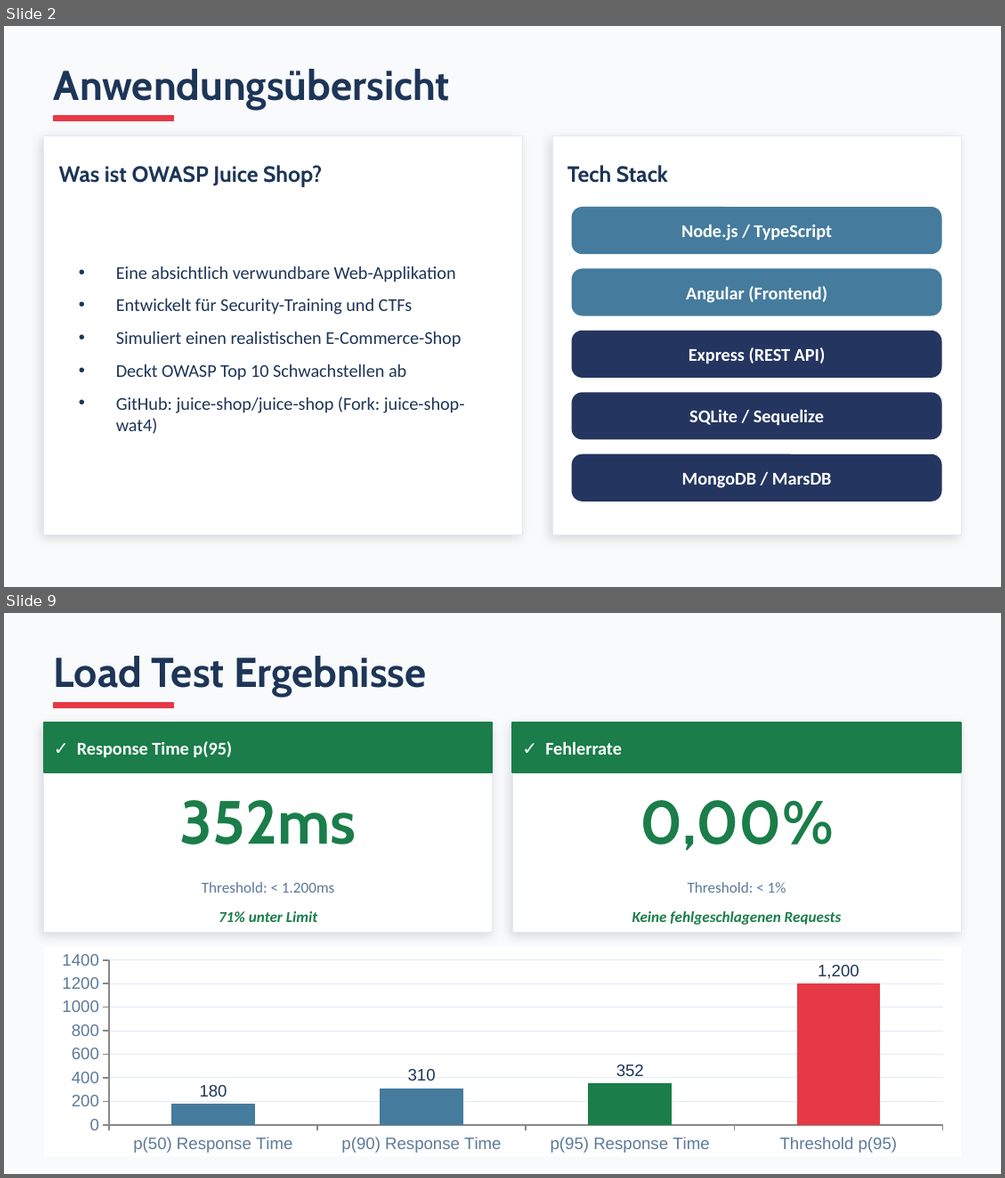
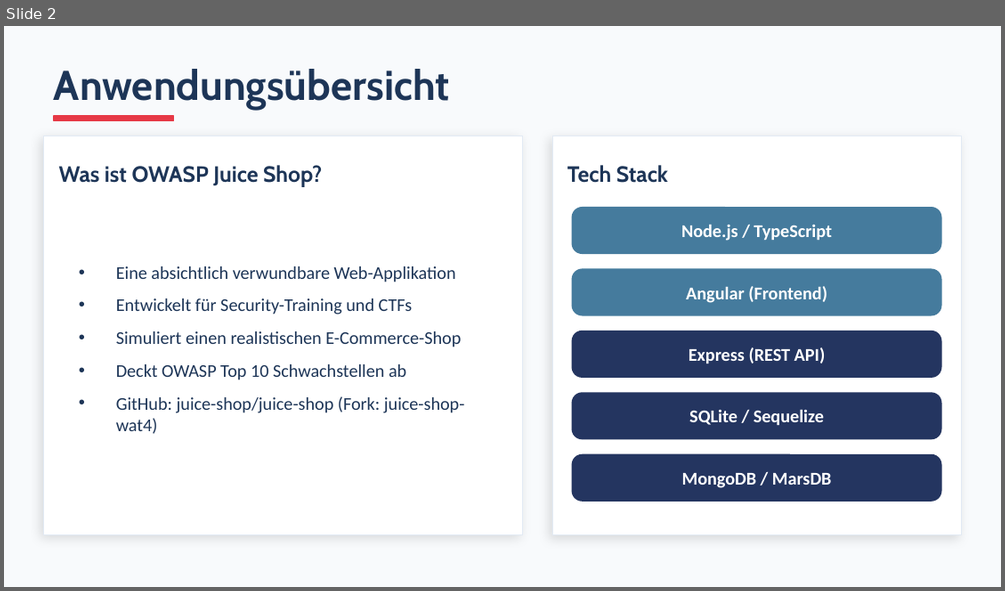
Before and after one commit to CHB13/juice-shop-wat4, a slide deck: PRESENTATION.pptx. Shown one above the other, each under a label of ours: slides 2 and 9 before the commit, slide 2 after it; the slides between them are not shown. The pictures are 1005x1178 and 1005x591 pixels, drawn with LibreOffice and Linux fonts; fonts in the diff are those of the drawing. Boxes give left, top, right and bottom in pixels: in the first picture for what was removed or moved away, otherwise in the second. Text is boxed around its words. In the diff, an @@ line names an element or a change of style, - is before the commit and + after.

```diff
--- a/PRESENTATION.pptx
+++ b/PRESENTATION.pptx
@@ slide 9 removed at [4, 613, 1001, 1174], background #F8FAFC @@
@@ text removed at [54, 656, 426, 698] @@
-Load Test Ergebnisse
@@ rectangle removed at [54, 703, 173, 707] @@
@@ rectangle removed at [44, 722, 493, 932] @@
@@ rectangle removed at [44, 722, 493, 772] @@
@@ text removed at [77, 741, 232, 757] @@
-✓ Response Time p(95)
@@ rectangle removed at [512, 722, 961, 932] @@
@@ rectangle removed at [512, 722, 961, 772] @@
@@ text removed at [545, 741, 622, 755] @@
-✓ Fehlerrate
@@ text removed at [180, 800, 356, 844] @@
-352ms
@@ text removed at [640, 800, 833, 851] @@
-0,00%
@@ text removed at [202, 882, 334, 892] @@
-Threshold: < 1.200ms
@@ text removed at [688, 882, 786, 892] @@
-Threshold: < 1%
@@ text removed at [218, 911, 317, 922] @@
-71% unter Limit
@@ text removed at [632, 911, 841, 925] @@
-Keine fehlgeschlagenen Requests
@@ column chart removed at [44, 947, 961, 1156] @@
-categories: p(50) Response Time, p(90) Response Time, p(95) Response Time, Threshold p(95)
-Series 1: 180, 310, 352, 1200
```
Also in this commit, not shown: 4 slides changed, 2 slides added, 3 other slides removed, 1 other file.
